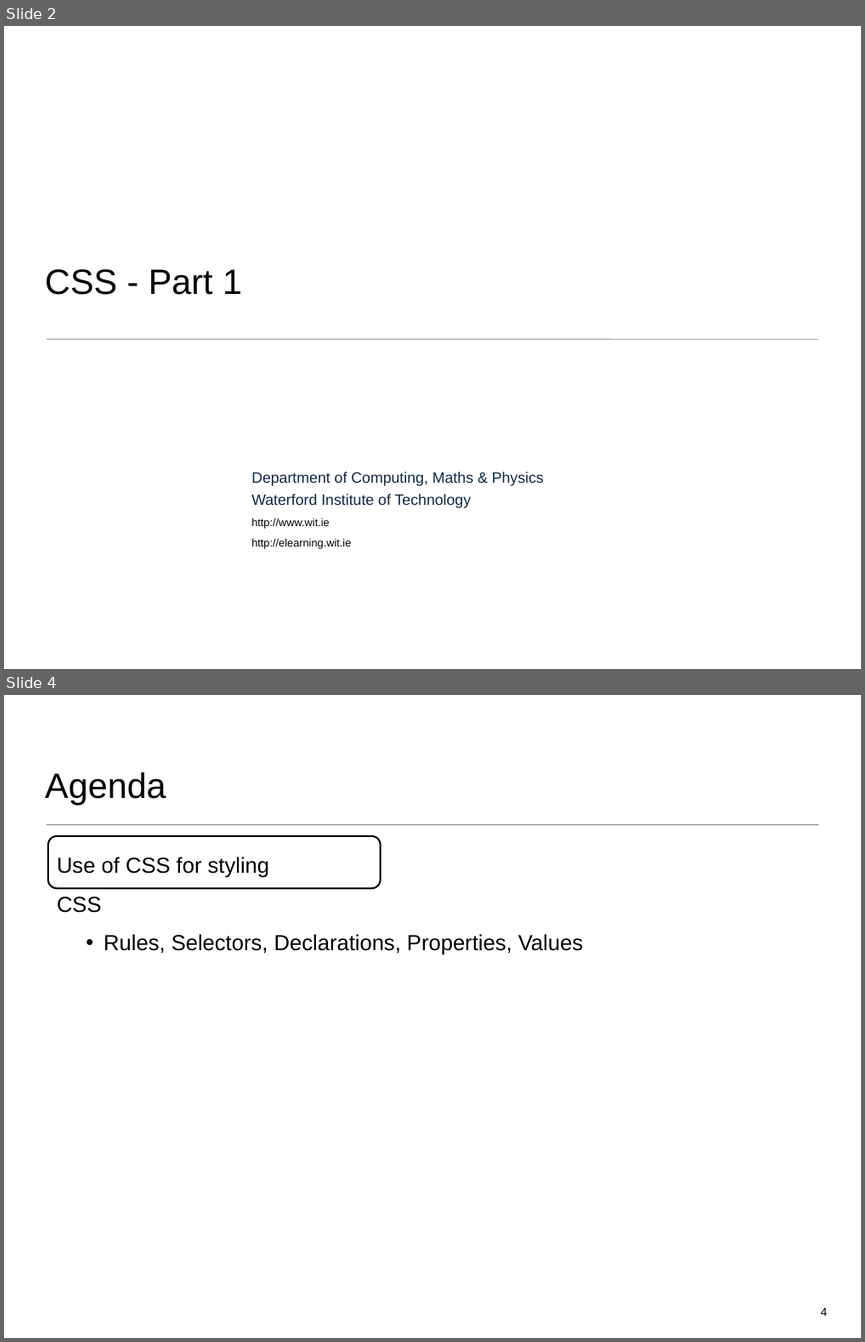
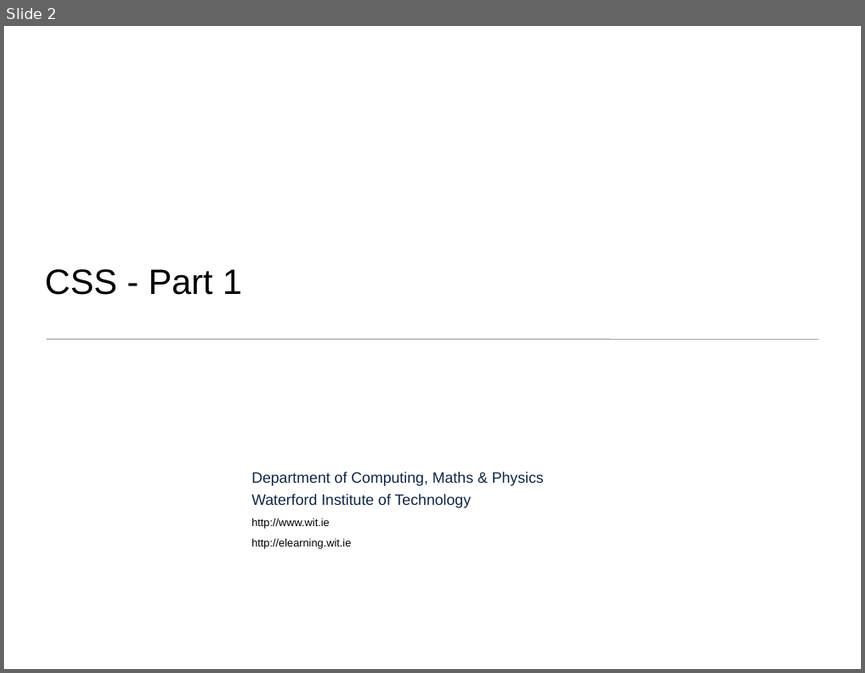
Before and after one commit to wit-web-dev-2015/web-dev-1, a slide deck: topic02/talk-2/css-1.ppt. Shown one above the other, each under a label of ours: slides 2 and 4 before the commit, slide 2 after it; the slides between them are not shown. The pictures are 865x1342 and 865x673 pixels, drawn with LibreOffice and Linux fonts; fonts in the diff are those of the drawing; background and template pictures are left out. Boxes give left, top, right and bottom in pixels: in the first picture for what was removed or moved away, otherwise in the second. Text is boxed around its words. In the diff, an @@ line names an element or a change of style, - is before the commit and + after.

```diff
--- a/topic02/talk-2/css-1.ppt
+++ b/topic02/talk-2/css-1.ppt
@@ slide 4 removed at bbox=[4, 695, 861, 1338], background #FFFFFF @@
@@ title removed at bbox=[45, 772, 166, 805] @@
-Agenda
@@ line removed from (46, 824) to (818, 824) @@
@@ rounded rectangle removed at bbox=[48, 836, 380, 889] @@
@@ text removed at bbox=[57, 857, 583, 955] @@
-Use of CSS for styling
-CSS
-  • Rules, Selectors, Declarations, Properties, Values
@@ page number removed at bbox=[821, 1307, 828, 1315] @@
-4
```
Also in this commit, not shown: 2 slides changed, 1 other slide removed, 12 other files.
